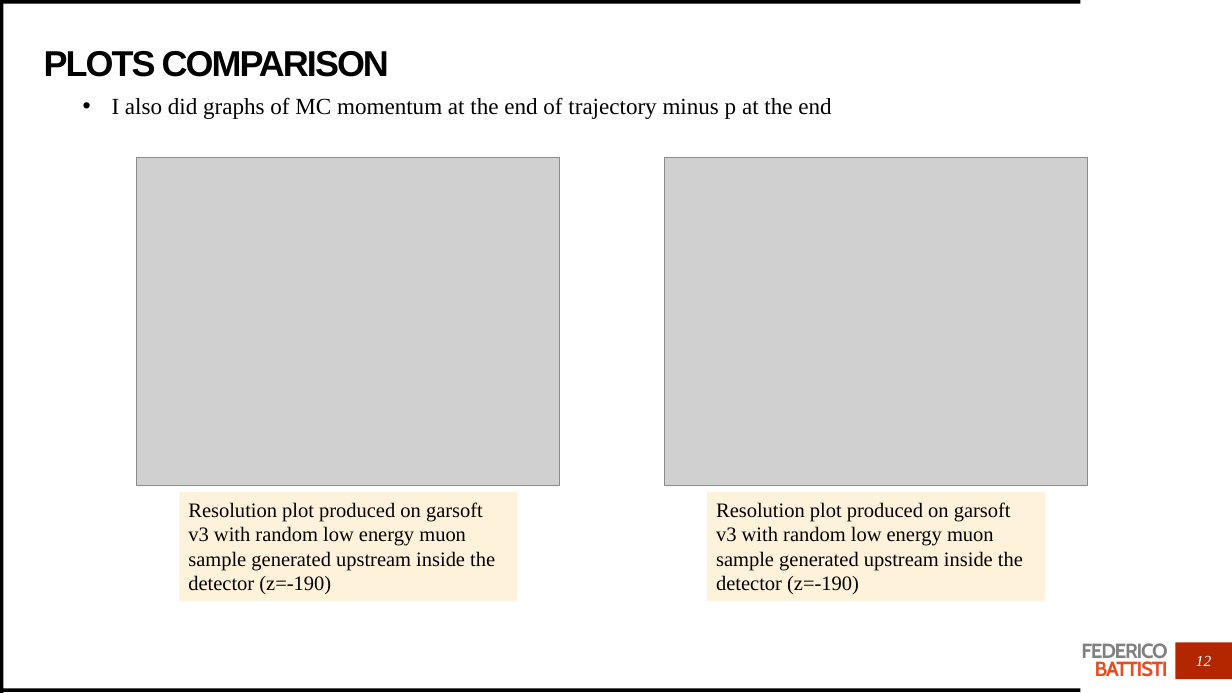
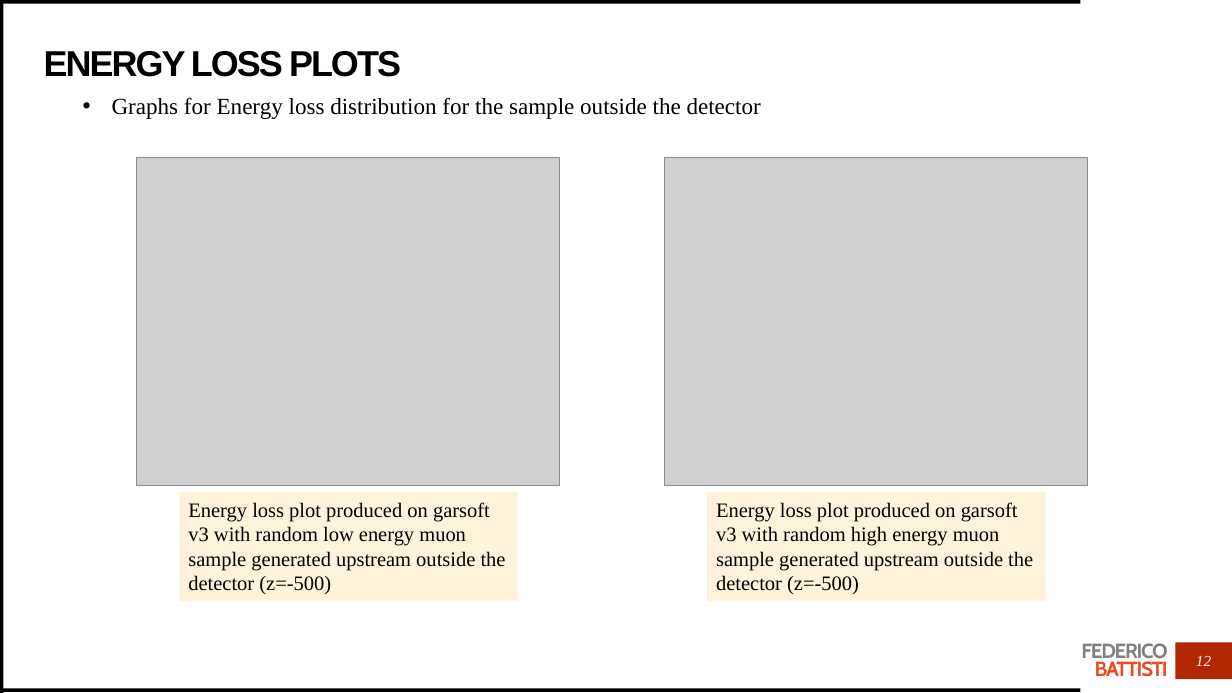
Before and after one commit to Trenchcoat95/OxfordCode, a slide deck: slide 12 of Simulation Exercise.pptx. Drawn at 1232x693 pixels with LibreOffice and Linux fonts; fonts in the diff are those of the drawing; grey boxes stand for pictures. Boxes give left, top, right and bottom in pixels: in the first picture for what was removed or moved away, otherwise in the second. Text is boxed around its words. In the diff, an @@ line names an element or a change of style, - is before the commit and + after.

Commit message:
Energy plots + first edep-sim display

```diff
--- a/Simulation Exercise.pptx
+++ b/Simulation Exercise.pptx
@@ title at (x1=44, y1=51, x2=401, y2=77): text changed @@
-PLOTS COMPARISON
+ENERGY LOSS PLOTS
@@ text at (x1=112, y1=97, x2=761, y2=119): text changed @@
-• I also did graphs of MC momentum at the end of trajectory minus p at the end
+• Graphs for Energy loss distribution for the sample outside the detector
@@ text in rectangle at (x1=188, y1=502, x2=506, y2=594): text changed @@
-Resolution plot produced on garsoft v3 with random low energy muon sample generated upstream inside the detector (z=-190)
+Energy loss plot produced on garsoft v3 with random low energy muon sample generated upstream outside the detector (z=-500)
@@ text in rectangle at (x1=716, y1=502, x2=1033, y2=594): text changed @@
-Resolution plot produced on garsoft v3 with random low energy muon sample generated upstream inside the detector (z=-190)
+Energy loss plot produced on garsoft v3 with random high energy muon sample generated upstream outside the detector (z=-500)
```
Also in this commit, not shown: 2 other slides changed, 4 slides added, 1 slide removed, 10 other files.
